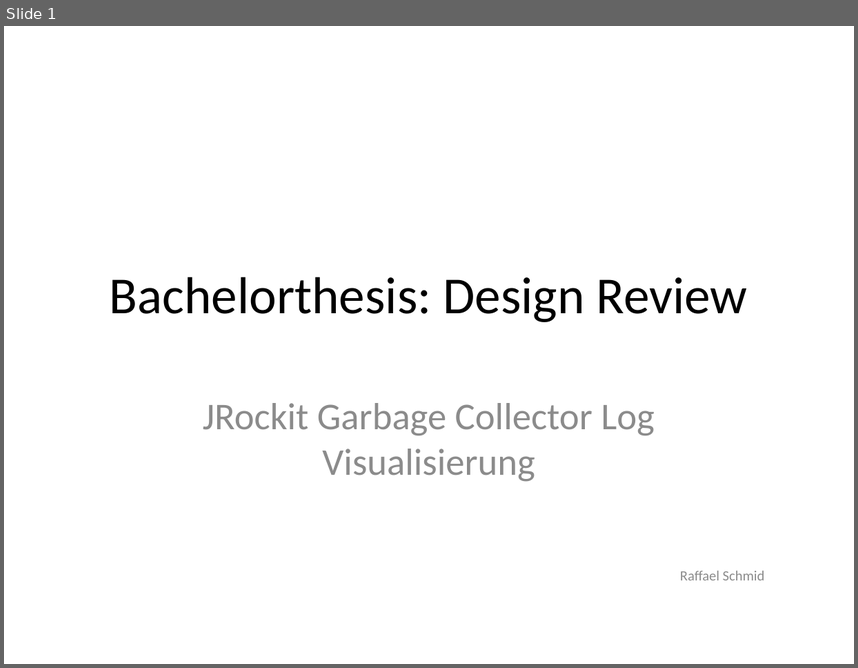
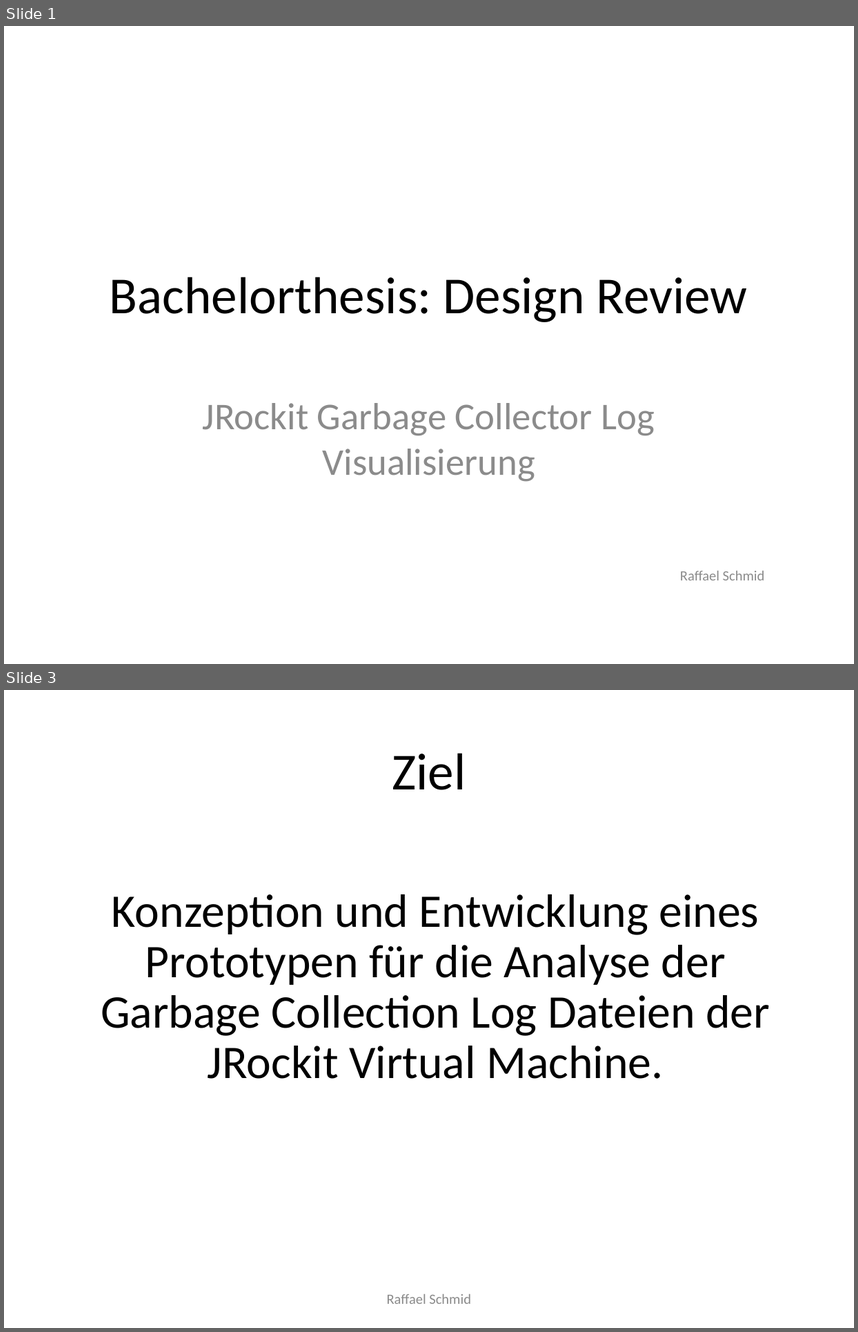
Before and after one commit to raffaelschmid/bachelorthesis, a slide deck: Dokumentation/Praesentation Design Review/rschmid_bachelorthesis_designreview_prasentation.pptx. Shown one above the other, each under a label of ours: slide 1 before the commit, slides 1 and 3 after it; the slides between them are not shown. The pictures are 858x668 and 858x1332 pixels, drawn with LibreOffice and Linux fonts; fonts in the diff are those of the drawing. Boxes give left, top, right and bottom in pixels: in the first picture for what was removed or moved away, otherwise in the second. Text is boxed around its words. In the diff, an @@ line names an element or a change of style, - is before the commit and + after.

```diff
--- a/Dokumentation/Praesentation Design Review/rschmid_bachelorthesis_designreview_prasentation.pptx
+++ b/Dokumentation/Praesentation Design Review/rschmid_bachelorthesis_designreview_prasentation.pptx
@@ slide 3 added at [4,690,854,1328], background #FFFFFF @@
@@ title added at [392,753,466,790], 44 pt, text #000000 @@
+Ziel
@@ text added at [101,894,770,1078], 39.6 pt, text #000000 @@
+Konzeption und Entwicklung eines Prototypen für die Analyse der Garbage Collection Log Dateien der JRockit Virtual Machine.
@@ text added at [387,1294,471,1303], 12 pt, text #8C8C8C @@
+Raffael Schmid
```
Also in this commit, not shown: 1 slide changed, 13 other slides added, 9 other files.
